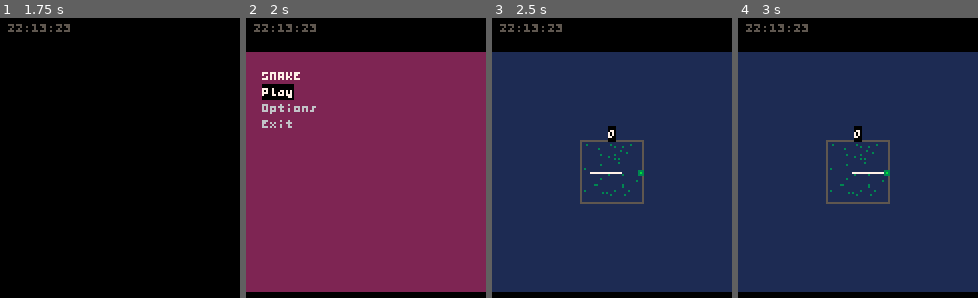
Above: before the commit, frames 1-4 (left to right).
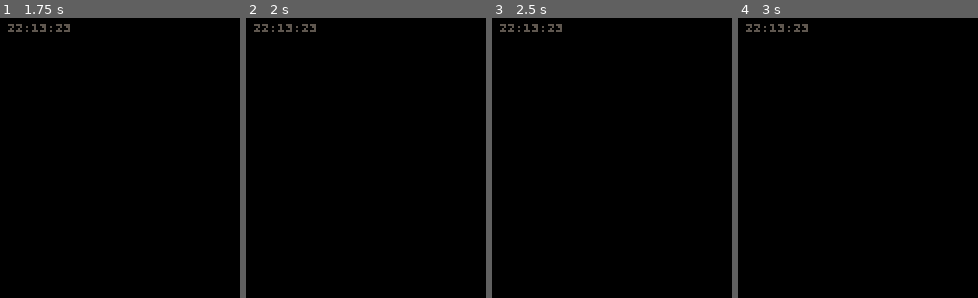
Above: after the commit, the same moments.

Repository: CatMeowByte/CAT32_GD
Game: Godot game, scene res://scene/main.tscn
Same seed, same stepped clock (60 frames per second), same inputs: the game is played once before the commit and once after it.
Inputs:
- Up to frame 1 (1.75 s): tap Enter at 0.5 s; hold Shift 0.53-1.28 s; hold W from 0.53 s (still down); tap Backspace at 1.35 s
- Up to frame 2 (2 s): keep holding W
- Up to frame 3 (2.5 s): release W at 2.03 s; hold A from 2.03 s (still down); hold Enter from 2.03 s (still down)
- Up to frame 4 (3 s): keep holding A; release Enter at 2.78 s; tap E at 2.85 s

Frame 1 is identical in both runs. In frame 2, 85% of the frame differs, in the area x 0-100%, y 12-98%; in frame 3, 86%; in frame 4, 86%.

Commit message:
nepnvnpoqpwdoqkweijwdwqd

Diff:
--- a/script/CAT32.gd
+++ b/script/CAT32.gd
@@ -199,7 +199,7 @@
 	static var _tex: ImageTexture
 
 	static var mem: PackedByteArray # Pointer
-	static var mem_h: int = 0
+	static var H: int = 0 # Simulate constant
 	static var mem_top: PackedByteArray
 	static var mem_view: PackedByteArray
 	static var mem_bot: PackedByteArray
@@ -208,6 +208,7 @@
 
 	static var cam_x: int = 0
 	static var cam_y: int = 0
+	static var text_wrap: bool = false
 
 
 	static func _setup() -> void:
@@ -232,13 +233,13 @@
 	static func memsel(id: int = DIS.MEM_VIEW) -> void:
 		if id == DIS.MEM_VIEW:
 			DIS.mem = DIS.mem_view
-			DIS.mem_h = DIS.HVIEW
+			DIS.H = DIS.HVIEW
 		elif id == DIS.MEM_TOP:
 			DIS.mem = DIS.mem_top
-			DIS.mem_h = DIS.HBAR
+			DIS.H = DIS.HBAR
 		else: # DIS.MEM_BOT
 			DIS.mem = DIS.mem_bot
-			DIS.mem_h = DIS.HBAR
+			DIS.H = DIS.HBAR
 
 
 	static func camera(x: int = 0, y: int = 0) -> PackedInt32Array:
@@ -251,14 +252,14 @@
 
 
 	static func _pixel_get(x: int, y: int) -> int:
-		if x < 0 or x >= DIS.W or y < 0 or y >= DIS.mem_h:
+		if x < 0 or x >= DIS.W or y < 0 or y >= DIS.H:
 			return -1
 		var i: int = (y * DIS.W + x) / 2
 		return (DIS.mem[i] >> 4) if x % 2 == 0 else (DIS.mem[i] & 0x0F)
 
 
 	static func _pixel_set(x: int, y: int, color: int) -> void:
-		if x < 0 or x >= DIS.W or y < 0 or y >= DIS.mem_h:
+		if x < 0 or x >= DIS.W or y < 0 or y >= DIS.H:
 			return
 		if (COL._mask & (1 << color)) != 0:
 			return
@@ -273,7 +274,7 @@
 	static func pixel(x: int, y: int, color: int = -1) -> int:
 		x -= DIS.cam_x
 		y -= DIS.cam_y
-		if x < 0 or x >= DIS.W or y < 0 or y >= DIS.mem_h:
+		if x < 0 or x >= DIS.W or y < 0 or y >= DIS.H:
 			return -1
 
 		var i: int = int((y * DIS.W + x) / 2)
@@ -315,13 +316,13 @@
 	static func rect(x: int, y: int, width: int, height: int, color: int, fill: bool = false) -> void:
 		x -= DIS.cam_x
 		y -= DIS.cam_y
-		if x >= DIS.W or y >= DIS.mem_h or x + width <= 0 or y + height <= 0:
+		if x >= DIS.W or y >= DIS.H or x + width <= 0 or y + height <= 0:
 			return
 
 		var x_start: int = max(0, x)
 		var x_end: int = min(DIS.W, x + width)
 		var y_start: int = max(0, y)
-		var y_end: int = min(DIS.mem_h, y + height)
+		var y_end: int = min(DIS.H, y + height)
 
 		if fill:
 			for scan_y in range(y_start, y_end):
@@ -352,18 +353,19 @@
 			var ordinal: int = ch.unicode_at(0)
 
 			# Wrapping
-			if current_x >= DIS.W:
-				if ch == " ": # Space
-					continue
-				current_x = x
-				current_y += FONT.H
+			if DIS.text_wrap:
+				if current_x >= DIS.W:
+					if ch == " ": # Space
+						continue
+					current_x = x
+					current_y += FONT.H
 
 			DIS.character(current_x, current_y, ordinal, color, background)
 			current_x += FONT.W
 
 
 	static func character(x: int, y: int, ordinal: int, color: int, background: int = COL.BLACK) -> void:
-		if x < -FONT.W or x >= DIS.W or y < -FONT.H or y >= DIS.mem_h:
+		if x < -FONT.W or x >= DIS.W or y < -FONT.H or y >= DIS.H:
 			return
 
 		var bits: int = FONT.CHAR.get(ordinal, 0)
@@ -372,7 +374,7 @@
 				var on: bool = (bits >> (py * FONT.W + px)) & 1
 				var tx: int = x + px
 				var ty: int = y + py
-				if tx < 0 or tx >= DIS.W or ty < 0 or ty >= DIS.mem_h:
+				if tx < 0 or tx >= DIS.W or ty < 0 or ty >= DIS.H:
 					continue
 				DIS._pixel_set(tx, ty, color if on else background)
 
@@ -383,7 +385,7 @@
 		var src: PackedByteArray = DIS.sprite
 
 		for y in range(dest_h):
-			if dest_y + y < 0 or dest_y + y >= DIS.mem_h:
+			if dest_y + y < 0 or dest_y + y >= DIS.H:
 				continue
 
 			for x in range(dest_w):
--- a/script/boot.cat.gd
+++ b/script/boot.cat.gd
@@ -22,4 +22,4 @@
 	await beep(COL.WHITE, 880.0, 0.5)
 	await beep(COL.BLACK, 0, 0.25)
 
-	run("res://script/snake.cat.gd")
+	run("res://script/fm.cat.gd")
--- /dev/null
+++ b/script/cat.cat.gd
@@ -0,0 +1,50 @@
+extends CAT32
+
+var txt = []
+var crs = [0, 0]
+var scr_off = [0, 0]
+var scr_max = [0, 0]
+var scr_spd = 0.1
+
+func init():
+	# Open the file and read txt
+	var file = FileAccess.open("res://script/cat.cat.gd", FileAccess.READ)
+	txt = file.get_as_text().split("\n")
+	file.close()
+
+	# Max horizontal scroll offset (longest line length - screen width)
+	for ln in txt:
+		scr_max[0] = max(scr_max[0], (ln.length() + 1) * 4 - DIS.W)
+
+	# Max vertical scroll offset (total number of txt - screen height)
+	scr_max[1] = max(0, txt.size() * 8 - DIS.H)
+
+func update():
+	var dx = int(BTN.pressed(BTN.RIGHT)) - int(BTN.pressed(BTN.LEFT))
+	var dy = int(BTN.pressed(BTN.DOWN)) - int(BTN.pressed(BTN.UP))
+
+	crs[0] = clamp(crs[0] + dx, 0, txt[crs[1]].length())
+	crs[1] = clamp(crs[1] + dy, 0, txt.size() - 1)
+
+	# Target scroll position to center the crs
+	var scr_tx = crs[0] * 4 - DIS.W / 2 + 2
+	var scr_ty = crs[1] * 8 - DIS.H / 2 + 4
+
+	scr_tx = clamp(scr_tx, 0, scr_max[0])
+	scr_ty = clamp(scr_ty, 0, scr_max[1])
+
+	# Lerp
+	scr_off[0] += (scr_tx - scr_off[0]) * scr_spd
+	scr_off[1] += (scr_ty - scr_off[1]) * scr_spd
+
+func draw():
+	DIS.clear(COL.DARK_BLUE)
+	DIS.camera(scr_off[0], scr_off[1])
+
+	DIS.rect(crs[0] * 4, crs[1] * 8, 4, 8, COL.DARK_PURPLE, 1)
+	DIS.line(crs[0] * 4, crs[1] * 8, crs[0] * 4, crs[1] * 8 + 7, COL.RED)
+
+	for i in range(txt.size()):
+		var ln = txt[i]
+		var fg = COL.WHITE if i == crs[1] else COL.DARK_GRAY
+		DIS.text(0, i * 8, ln, fg)
--- /dev/null
+++ b/script/fm.cat.gd
@@ -0,0 +1,20 @@
+extends CAT32
+
+var path = "/home/catmeowbyte/"
+var ls = {}
+
+func init():
+	var dir = DirAccess.open(path)
+	if dir:
+		dir.list_dir_begin()
+		var file_name = dir.get_next()
+		while file_name != "":
+			if dir.current_is_dir():
+				ls[file_name] = "directory"
+			else:
+				ls[file_name] = "file"
+				file_name = dir.get_next()
+	else:
+		o("An error occurred when trying to access the path.")
+
+	o(ls)
--- a/script/snake.cat.gd
+++ b/script/snake.cat.gd
@@ -23,14 +23,14 @@
 func update():
 	if state == "menu" or state == "options":
 		if f % 4 == 0:
-			menu_and_options_input()
+			menu_input()
 		f = (f + 1) % 4
 	else:
 		if f % (2 - boost) == 0:
 			tick()
 		f = (f + 1) % (2 - boost)
 
-func menu_and_options_input():
+func menu_input():
 	var sel = menu_sel if state == "menu" else options_sel
 	var items_size = menu_items.size() if state == "menu" else options_items.size()
 
@@ -139,7 +139,7 @@
 	COL.mask()
 
 func draw_game():
-	DIS.camera((-DIS.W + MAP_SIZE) / 2, (-DIS.HVIEW + MAP_SIZE) / 2)
+	DIS.camera((-DIS.W + MAP_SIZE) / 2, (-DIS.H + MAP_SIZE) / 2)
 	DIS.clear(COL.DARK_BLUE)
 	DIS.rect(-1, -1, MAP_SIZE + 2, MAP_SIZE + 2, COL.DARK_GRAY)
 
Renamed: script/main.cat.gd -> script/test.cat.gd
